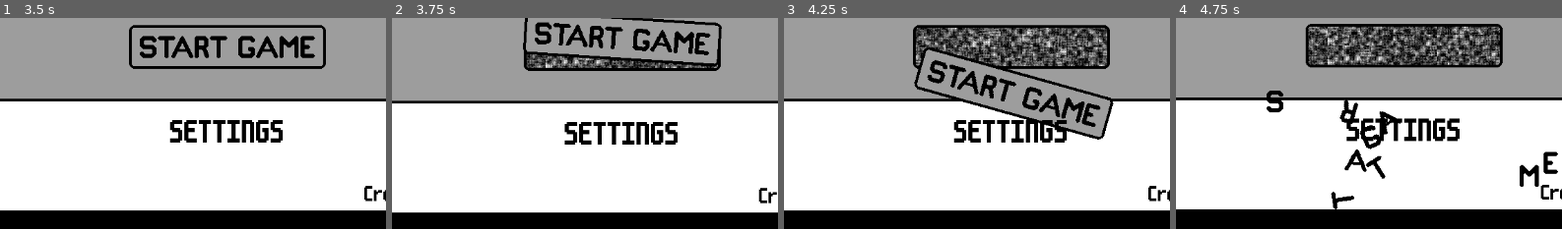
Above: before the commit, frames 1-4 (left to right).
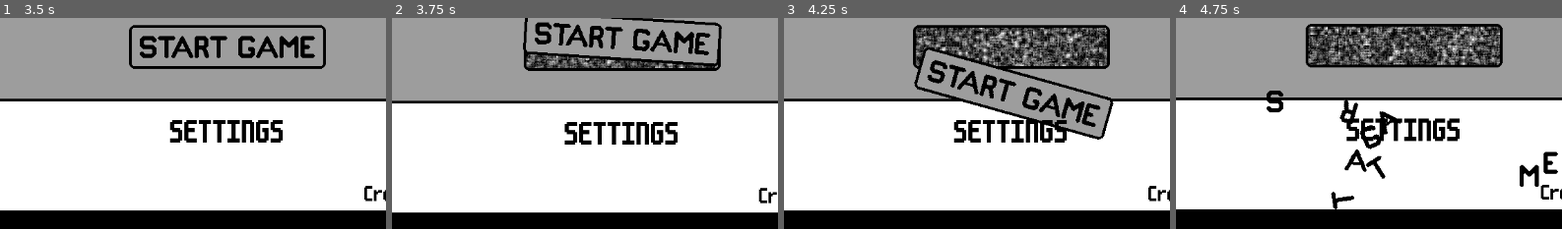
Above: after the commit, the same moments.

Repository: conor-wilson/secret-sapphire
Game: Godot game, scene res://scenes/main.tscn
The game is run twice, just before and just after one commit, with the same random seed, the same clock (stepped at 60 frames per second) and the same inputs.
Inputs (mouse positions are % of the whole screen's width and height, from its top left):
- Up to frame 1 (3.5 s): move the mouse to (49, 38) at 0.52 s; hold Right (ui_right) 0.53-1.25 s; click (49, 38) at 0.6 s; click "SETTINGS" at 1.25 s; click "BACK" at 2 s; tap Enter at 2.75 s; move the mouse to (49, 38) at 2.77 s; hold Right (ui_right) from 2.78 s (still down); click (49, 38) at 2.85 s
- Up to frame 2 (3.75 s): tap Space at 3.5 s; move the mouse to (49, 56) at 3.52 s; release Right (ui_right) at 3.53 s; hold Left (ui_left) from 3.53 s (still down); click (49, 56) at 3.6 s
- Up to frame 3 (4.25 s): keep holding Left (ui_left)
- Up to frame 4 (4.75 s): move the mouse to (6, 11) at 4.27 s; release Left (ui_left) at 4.28 s; hold Right (ui_right) from 4.28 s (still down); click (6, 11) at 4.35 s
The pictures show only the part of the screen within x 20-70%, y 49-99%; the shares and areas given below are measured in that part.

Frame 1 is identical in both runs. In frame 2, 1.1% of the frame differs, in the area x 34-85%, y 17-24%; in frame 3, 5.0%; in frame 4, 5.6%, in the area x 34-84%, y 3-23%.

Commit message:
Made running letter frames more scalable and generic

Diff:
--- /dev/null
+++ b/let-me-play/assets/art/RunningLetters/running_s.tres
@@ -0,0 +1,121 @@
+[gd_resource type="SpriteFrames" load_steps=17 format=3 uid="uid://cjnjhykip21o5"]
+
+[ext_resource type="Texture2D" uid="uid://dpfut3ukyynu7" path="res://assets/art/RunningLetters/S-Idle.png" id="1_4qulm"]
+[ext_resource type="Texture2D" uid="uid://bjgxlt2seuhcb" path="res://assets/art/RunningLetters/S-Jumping-Sheet.png" id="2_a6n8b"]
+[ext_resource type="Texture2D" uid="uid://cyh7jcsw8cndx" path="res://assets/art/RunningLetters/S-Running_Left-Sheet.png" id="3_g7b7n"]
+[ext_resource type="Texture2D" uid="uid://djw0fsvtaygxr" path="res://assets/art/RunningLetters/S-Running_Right-Sheet.png" id="10_hkohi"]
+
+[sub_resource type="AtlasTexture" id="AtlasTexture_ihatr"]
+atlas = ExtResource("2_a6n8b")
+region = Rect2(0, 0, 64, 64)
+
+[sub_resource type="AtlasTexture" id="AtlasTexture_mi6sx"]
+atlas = ExtResource("2_a6n8b")
+region = Rect2(64, 0, 64, 64)
+
+[sub_resource type="AtlasTexture" id="AtlasTexture_jid1g"]
+atlas = ExtResource("2_a6n8b")
+region = Rect2(128, 0, 64, 64)
+
+[sub_resource type="AtlasTexture" id="AtlasTexture_5d2bn"]
+atlas = ExtResource("2_a6n8b")
+region = Rect2(192, 0, 64, 64)
+
+[sub_resource type="AtlasTexture" id="AtlasTexture_gp1rc"]
+atlas = ExtResource("3_g7b7n")
+region = Rect2(0, 0, 64, 64)
+
+[sub_resource type="AtlasTexture" id="AtlasTexture_a4fy1"]
+atlas = ExtResource("3_g7b7n")
+region = Rect2(64, 0, 64, 64)
+
+[sub_resource type="AtlasTexture" id="AtlasTexture_al1lm"]
+atlas = ExtResource("3_g7b7n")
+region = Rect2(128, 0, 64, 64)
+
+[sub_resource type="AtlasTexture" id="AtlasTexture_seuhu"]
+atlas = ExtResource("3_g7b7n")
+region = Rect2(192, 0, 64, 64)
+
+[sub_resource type="AtlasTexture" id="AtlasTexture_n25fu"]
+atlas = ExtResource("10_hkohi")
+region = Rect2(0, 0, 64, 64)
+
+[sub_resource type="AtlasTexture" id="AtlasTexture_hy1l8"]
+atlas = ExtResource("10_hkohi")
+region = Rect2(64, 0, 64, 64)
+
+[sub_resource type="AtlasTexture" id="AtlasTexture_1mvqe"]
+atlas = ExtResource("10_hkohi")
+region = Rect2(128, 0, 64, 64)
+
+[sub_resource type="AtlasTexture" id="AtlasTexture_cva6p"]
+atlas = ExtResource("10_hkohi")
+region = Rect2(192, 0, 64, 64)
+
+[resource]
+animations = [{
+"frames": [],
+"loop": true,
+"name": &"default",
+"speed": 5.0
+}, {
+"frames": [{
+"duration": 1.0,
+"texture": ExtResource("1_4qulm")
+}],
+"loop": true,
+"name": &"idle",
+"speed": 5.0
+}, {
+"frames": [{
+"duration": 1.0,
+"texture": SubResource("AtlasTexture_ihatr")
+}, {
+"duration": 1.0,
+"texture": SubResource("AtlasTexture_mi6sx")
+}, {
+"duration": 1.0,
+"texture": SubResource("AtlasTexture_jid1g")
+}, {
+"duration": 1.0,
+"texture": SubResource("AtlasTexture_5d2bn")
+}],
+"loop": false,
+"name": &"jumping",
+"speed": 12.0
+}, {
+"frames": [{
+"duration": 1.0,
+"texture": SubResource("AtlasTexture_gp1rc")
+}, {
+"duration": 1.0,
+"texture": SubResource("AtlasTexture_a4fy1")
+}, {
+"duration": 1.0,
+"texture": SubResource("AtlasTexture_al1lm")
+}, {
+"duration": 1.0,
+"texture": SubResource("AtlasTexture_seuhu")
+}],
+"loop": true,
+"name": &"running_left",
+"speed": 12.0
+}, {
+"frames": [{
+"duration": 1.0,
+"texture": SubResource("AtlasTexture_n25fu")
+}, {
+"duration": 1.0,
+"texture": SubResource("AtlasTexture_hy1l8")
+}, {
+"duration": 1.0,
+"texture": SubResource("AtlasTexture_1mvqe")
+}, {
+"duration": 1.0,
+"texture": SubResource("AtlasTexture_cva6p")
+}],
+"loop": true,
+"name": &"running_right",
+"speed": 12.0
+}]
--- a/let-me-play/running_letter.gd
+++ b/let-me-play/running_letter.gd
@@ -60,18 +60,18 @@
 func _set_animation():
 
 	if state == State.JUMPING:
-		if $AnimatedSprite2D.animation != "s-jumping":
+		if $AnimatedSprite2D.animation != "jumping":
 			print($AnimatedSprite2D.animation)
-			$AnimatedSprite2D.play("s-jumping")
+			$AnimatedSprite2D.play("jumping")
 	elif state == State.LANDING:
-		$AnimatedSprite2D.play_backwards("s-jumping")
+		$AnimatedSprite2D.play_backwards("jumping")
 	elif state == State.RUNNING:
 		if direction == Vector2.RIGHT:
-			$AnimatedSprite2D.play("s-running_right")
+			$AnimatedSprite2D.play("running_right")
 		else:
-			$AnimatedSprite2D.play("s-running_left")
+			$AnimatedSprite2D.play("running_left")
 	else:
-		$AnimatedSprite2D.play("s-idle")
+		$AnimatedSprite2D.play("idle")
 
 func _set_velocity():
 	if state == State.RUNNING || state == State.JUMPING || state == State.LANDING:
--- a/let-me-play/scenes/running_letter.tscn
+++ b/let-me-play/scenes/running_letter.tscn
@@ -1,94 +1,7 @@
-[gd_scene load_steps=20 format=3 uid="uid://lvqqxc7ln6wx"]
+[gd_scene load_steps=7 format=3 uid="uid://lvqqxc7ln6wx"]
 
 [ext_resource type="Script" path="res://running_letter.gd" id="1_b1yc4"]
-[ext_resource type="Texture2D" uid="uid://bf1ngf2defhrk" path="res://assets/art/RunningLetters/S-Jumping1.png" id="2_5lp2y"]
-[ext_resource type="Texture2D" uid="uid://cha8waoixn83o" path="res://assets/art/RunningLetters/S-Running_Left1.png" id="2_0503h"]
-[ext_resource type="Texture2D" uid="uid://dpfut3ukyynu7" path="res://assets/art/RunningLetters/S-Idle.png" id="2_wnng6"]
-[ext_resource type="Texture2D" uid="uid://cqga1ekfrnrcf" path="res://assets/art/RunningLetters/S-Jumping2.png" id="3_1f5ns"]
-[ext_resource type="Texture2D" uid="uid://dtjehcy6olrjt" path="res://assets/art/RunningLetters/S-Running_Left2.png" id="3_4p2at"]
-[ext_resource type="Texture2D" uid="uid://bqvblky8ifgdg" path="res://assets/art/RunningLetters/S-Running_Left3.png" id="4_7318i"]
-[ext_resource type="Texture2D" uid="uid://dtk330hprcgtl" path="res://assets/art/RunningLetters/S-Jumping3.png" id="4_rcayu"]
-[ext_resource type="Texture2D" uid="uid://dfy1oseus6muj" path="res://assets/art/RunningLetters/S-Running_Left4.png" id="5_2qxvp"]
-[ext_resource type="Texture2D" uid="uid://bg8qqke0yce8i" path="res://assets/art/RunningLetters/S-Jumping4.png" id="5_n7le1"]
-[ext_resource type="Texture2D" uid="uid://crppq1bq4q3tu" path="res://assets/art/RunningLetters/S-Running_Right1.png" id="6_bdtsu"]
-[ext_resource type="Texture2D" uid="uid://decaea1c163o0" path="res://assets/art/RunningLetters/S-Running_Right2.png" id="7_oq4wd"]
-[ext_resource type="Texture2D" uid="uid://cqqyn2ldh60nf" path="res://assets/art/RunningLetters/S-Running_Right3.png" id="8_kxmre"]
-[ext_resource type="Texture2D" uid="uid://bnft5l4w2d48j" path="res://assets/art/RunningLetters/S-Running_Right4.png" id="9_a0cwm"]
-
-[sub_resource type="SpriteFrames" id="SpriteFrames_knhoi"]
-animations = [{
-"frames": [],
-"loop": true,
-"name": &"default",
-"speed": 5.0
-}, {
-"frames": [{
-"duration": 1.0,
-"texture": ExtResource("2_wnng6")
-}],
-"loop": true,
-"name": &"s-idle",
-"speed": 5.0
-}, {
-"frames": [{
-"duration": 1.0,
-"texture": ExtResource("2_5lp2y")
-}, {
-"duration": 1.0,
-"texture": ExtResource("3_1f5ns")
-}, {
-"duration": 1.0,
-"texture": ExtResource("4_rcayu")
-}, {
-"duration": 1.0,
-"texture": ExtResource("5_n7le1")
-}],
-"loop": false,
-"name": &"s-jumping",
-"speed": 12.0
-}, {
-"frames": [{
-"duration": 1.0,
-"texture": ExtResource("5_n7le1")
-}],
-"loop": true,
-"name": &"s-mid-air",
-"speed": 5.0
-}, {
-"frames": [{
-"duration": 1.0,
-"texture": ExtResource("2_0503h")
-}, {
-"duration": 1.0,
-"texture": ExtResource("3_4p2at")
-}, {
-"duration": 1.0,
-"texture": ExtResource("4_7318i")
-}, {
-"duration": 1.0,
-"texture": ExtResource("5_2qxvp")
-}],
-"loop": true,
-"name": &"s-running_left",
-"speed": 12.0
-}, {
-"frames": [{
-"duration": 1.0,
-"texture": ExtResource("6_bdtsu")
-}, {
-"duration": 1.0,
-"texture": ExtResource("7_oq4wd")
-}, {
-"duration": 1.0,
-"texture": ExtResource("8_kxmre")
-}, {
-"duration": 1.0,
-"texture": ExtResource("9_a0cwm")
-}],
-"loop": true,
-"name": &"s-running_right",
-"speed": 12.0
-}]
+[ext_resource type="SpriteFrames" uid="uid://cjnjhykip21o5" path="res://assets/art/RunningLetters/running_s.tres" id="2_vitff"]
 
 [sub_resource type="CapsuleShape2D" id="CapsuleShape2D_oh5f5"]
 radius = 12.0
@@ -109,8 +22,8 @@
 script = ExtResource("1_b1yc4")
 
 [node name="AnimatedSprite2D" type="AnimatedSprite2D" parent="."]
-sprite_frames = SubResource("SpriteFrames_knhoi")
-animation = &"s-mid-air"
+sprite_frames = ExtResource("2_vitff")
+animation = &"running_right"
 
 [node name="CollisionShape2D" type="CollisionShape2D" parent="."]
 position = Vector2(0, 7)
Binary file added: let-me-play/assets/art/RunningLetters/S-Jumping-Sheet.png
Not shown, changed: let-me-play/assets/art/RunningLetters/S-Jumping-Sheet.png.import
Binary file removed: let-me-play/assets/art/RunningLetters/S-Jumping1.png
Not shown, removed: let-me-play/assets/art/RunningLetters/S-Jumping1.png.import
Binary file removed: let-me-play/assets/art/RunningLetters/S-Jumping2.png
Not shown, removed: let-me-play/assets/art/RunningLetters/S-Jumping2.png.import
Binary file removed: let-me-play/assets/art/RunningLetters/S-Jumping3.png
Not shown, removed: let-me-play/assets/art/RunningLetters/S-Jumping3.png.import
Binary file removed: let-me-play/assets/art/RunningLetters/S-Jumping4.png
Not shown, removed: let-me-play/assets/art/RunningLetters/S-Jumping4.png.import
Binary file added: let-me-play/assets/art/RunningLetters/S-Running_Left-Sheet.png
Not shown, changed: let-me-play/assets/art/RunningLetters/S-Running_Left-Sheet.png.import
(and 15 more such lines)
